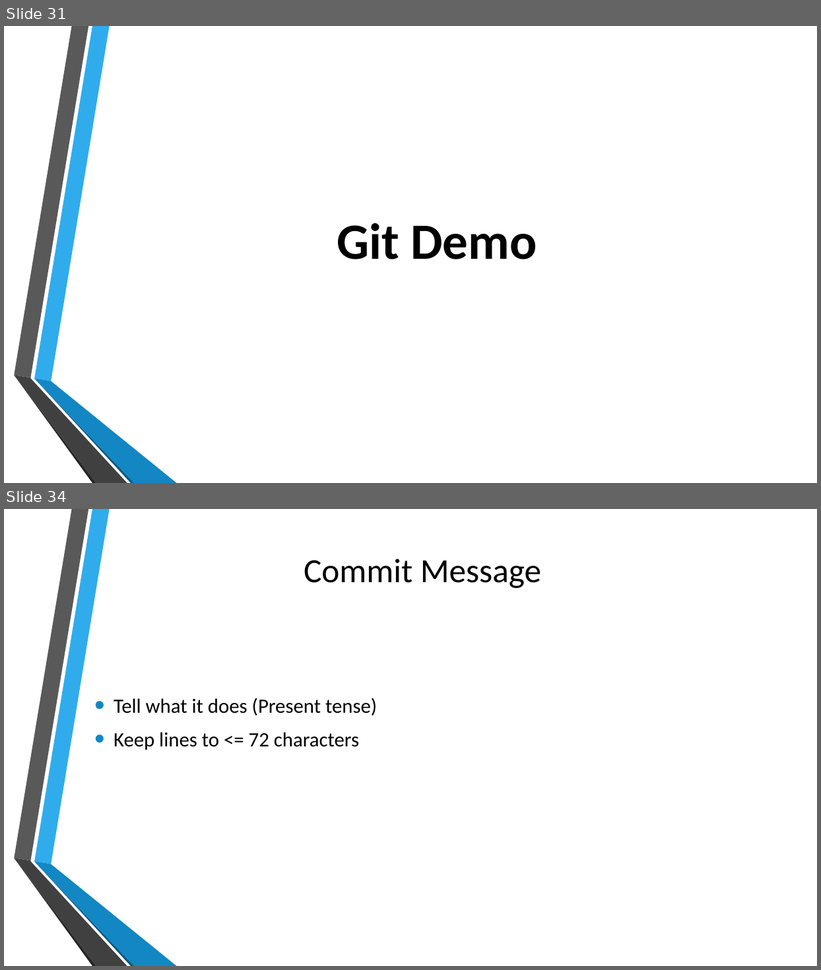
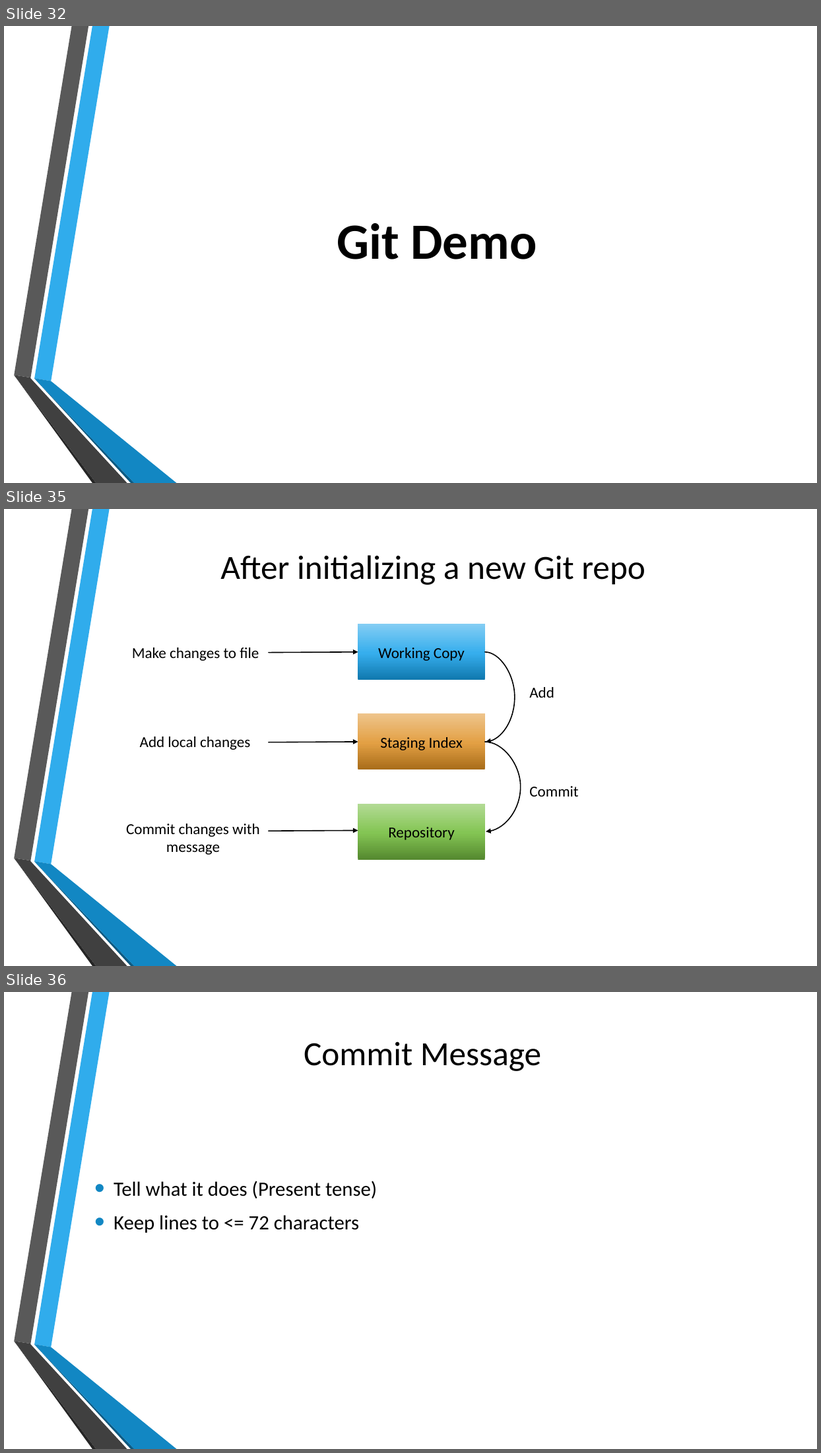
Before and after one commit to errol20/GitPPT, a slide deck: Version Control using Git.pptx. Shown one above the other, each under a label of ours: slides 31 and 34 before the commit, slides 32, 35 and 36 after it; the slides between them are not shown. The pictures are 821x970 and 821x1453 pixels, drawn with LibreOffice and Linux fonts; fonts in the diff are those of the drawing; background and template pictures are left out. Boxes give left, top, right and bottom in pixels: in the first picture for what was removed or moved away, otherwise in the second. Text is boxed around its words. In the diff, an @@ line names an element or a change of style, - is before the commit and + after.

```diff
--- a/Version Control using Git.pptx
+++ b/Version Control using Git.pptx
@@ slide 35 added at [4,509,817,966], background picture (left out); not listed: 6 template elements that a slide beside it also shows @@
@@ title added at [220,555,646,585], 40 pt, text #000000 @@
+After initializing a new Git repo
@@ rectangle added at [358,625,485,681], fill gradient #1078AE to #36AEED to #83CDF4, 18 pt, text #000000 @@
+Working Copy
@@ text added at [132,648,259,661], 18 pt, text #000000 @@
+Make changes to file
@@ arrow added from (269, 652) to (358, 652), #000000 1.25 pt @@
@@ curved arrow added from (485, 652) to (486, 742), #000000 1.25 pt @@
@@ text added at [529,687,554,698], 18 pt, text #000000 @@
+Add
@@ rectangle added at [358,714,485,770], fill gradient #A86C19 to #E3A044 to #EEC48B, 18 pt, text #000000 @@
+Staging Index
@@ text added at [140,737,250,750], 18 pt, text #000000 @@
+Add local changes
@@ arrow added from (269, 743) to (358, 742), #000000 1.25 pt @@
@@ curved arrow added from (485, 742) to (486, 832), #000000 1.25 pt @@
@@ rectangle added at [358,803,485,859], fill gradient #55892F to #84C554 to #B3DB95, 18 pt, text #000000 @@
+Repository
@@ text added at [529,786,578,797], 18 pt, text #000000 @@
+Commit
@@ text added at [126,824,260,855], 18 pt, text #000000 @@
+Commit changes with
+message
@@ arrow added from (269, 831) to (358, 831), #000000 1.25 pt @@
@@ what was slide 31 is now slide 32 @@
@@ what was slide 34 is now slide 36 @@
```
Also in this commit, not shown: 3 slides changed, 2 other slides added.
